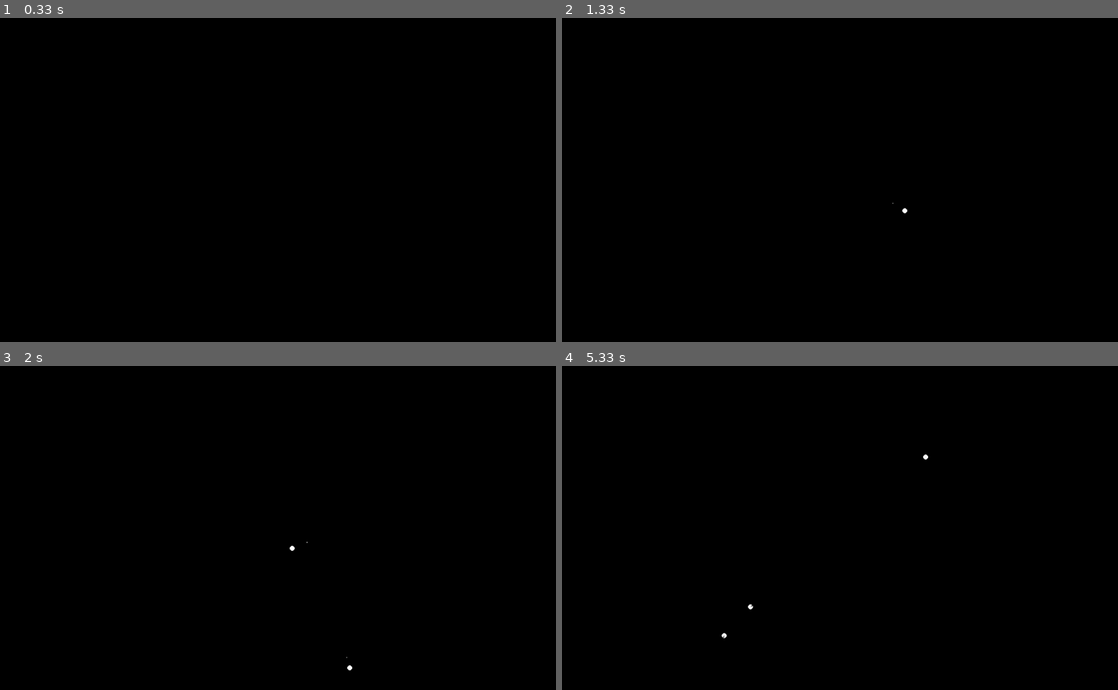
Above: before the commit, frames 1-4 (two rows, left to right).
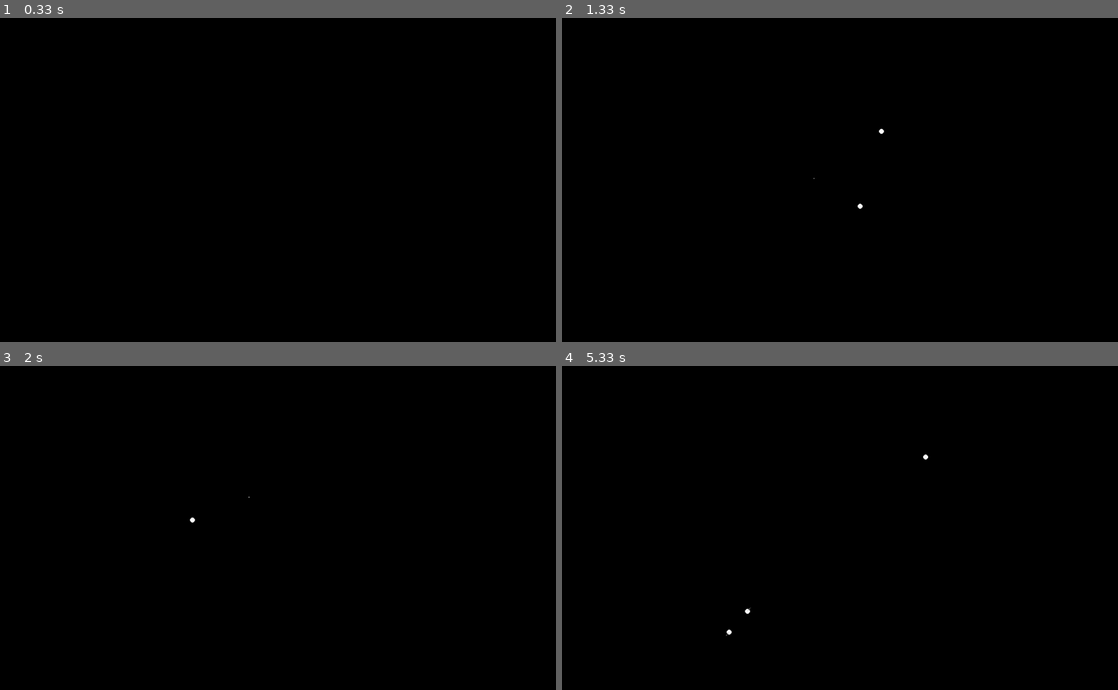
Above: after the commit, the same moments.

Repository: five-over-four/n-body-pygame
Game: pygame game, started from n-body-sim.py
Same seed, same stepped clock (60 frames per second), same inputs: the game is played once before the commit and once after it.
Inputs (mouse positions are in pixels of both pictures, inside the frame that each line leads up to):
- Up to frame 1 (0.33 s): no input
- Up to frame 2 (1.33 s): press the mouse at (873, 192) at 0.37 s; move the mouse to (795, 183) at 0.47 s; release the mouse at (717, 170) at 0.6 s; tap - at 0.67 s; press the mouse at (873, 192) at 1.03 s; move the mouse to (795, 144) at 1.13 s; release the mouse at (723, 99) at 1.27 s
- Up to frame 3 (2 s): press the mouse at (311, 540) at 1.37 s; move the mouse to (300, 498) at 1.47 s; release the mouse at (289, 456) at 1.6 s; press the mouse at (311, 540) at 1.7 s; move the mouse to (372, 515) at 1.8 s; release the mouse at (439, 489) at 1.93 s
- Up to frame 4 (5.33 s): press the mouse at (873, 540) at 2.03 s; move the mouse to (990, 515) at 2.13 s; release the mouse at (1101, 489) at 2.27 s; tap + at 2.33 s; press the mouse at (873, 540) at 2.7 s; move the mouse to (795, 560) at 2.8 s; release the mouse at (723, 579) at 2.93 s; press the mouse at (873, 540) at 3.03 s; move the mouse to (823, 579) at 3.13 s; release the mouse at (773, 621) at 3.27 s; press the mouse at (873, 540) at 3.37 s; move the mouse to (940, 505) at 3.47 s; release the mouse at (1001, 469) at 3.6 s; press the mouse at (873, 540) at 3.7 s; move the mouse to (984, 524) at 3.8 s; release the mouse at (1090, 511) at 3.93 s; tap Space at 4 s; click (723, 638) at 4.38 s; click (751, 605) at 4.72 s; click (923, 456) at 5.05 s

Frame 1 is identical in both runs. In frame 2, less than 0.1% of the frame differs, in the area x 45-63%, y 34-61%; in frame 3, less than 0.1%; in frame 4, less than 0.1%, in the area x 28-35%, y 73-85%.

Commit message:
mass adjustments and some tweaks to gravity

Diff:
--- a/n-body-sim.py
+++ b/n-body-sim.py
@@ -7,8 +7,8 @@
         self.fps = 100
         self.resolution = (1280,720)
         self.center = self.resolution[0]/2, self.resolution[1]/2
-        self.movement_factor = 0.4 # just how much we do at once.
-        self.shot_factor = 0.1
+        self.gravity_constant = 0.5 # just how much we do at once.
+        self.shot_factor = 0.3 # larger number = shorter line shoots faster
 
 class Body:
     def __init__(self, x, y, m=1):
@@ -33,18 +33,21 @@
         self.move()
 
     def move(self):
-        self.x += self.v_x * settings.movement_factor
-        self.y += self.v_y * settings.movement_factor
+        self.x += self.v_x * settings.gravity_constant
+        self.y += self.v_y * settings.gravity_constant
 
 def main(settings, screen):
 
     clock = pygame.time.Clock()
+    pygame.display.set_caption(f"N-body simulation. Default mass: 1")
     bodies = []
     shot = None # this holds a coordinate that is then moved to bodies after you're done adjusting its speed.
     mouse_toggle = False
+    center_COM_toggle = True # if this is on, CENTER OF MASS is always kept centered.
     trails = []
     i = 0
     dot_count = 50 # per body
+    default_mass = 1
 
     while True:
 
@@ -65,6 +68,7 @@
         for k, trail in enumerate(trails):
             pygame.draw.circle(screen, (255 * (k/b), 255 * (k/b), 255 * (k/b)), trail, 1)
 
+        # draw the line and prospective body
         if mouse_toggle:
             pygame.draw.circle(screen, (255,0,0), shot, 5)
             pygame.draw.line(screen, (255,255,255), shot, pygame.mouse.get_pos())
@@ -77,7 +81,7 @@
                 mouse_toggle = False
                 x, y = pygame.mouse.get_pos()
                 velocity = ((shot[0] - x) * settings.shot_factor, (shot[1] - y) * settings.shot_factor)
-                body = Body(*shot)
+                body = Body(*shot, m=default_mass)
                 body.v_x, body.v_y = velocity
                 bodies.append(body)
                 trails.clear()
@@ -89,14 +93,13 @@
                     bodies.clear()
                     trails.clear()
                 elif e.key == pygame.K_SPACE:
-                    center_of_mass = (sum(body.x for body in bodies)/len(bodies), sum(body.y for body in bodies)/len(bodies))
-                    diff_x = settings.center[0] - center_of_mass[0]
-                    diff_y = settings.center[1] - center_of_mass[1]
-                    for body in bodies:
-                        body.x += diff_x
-                        body.y += diff_y
-                    for j, trail in enumerate(trails):
-                        trails[j] = (trail[0] + diff_x, trail[1] + diff_y)
+                    center_COM_toggle ^= True
+                elif e.key == pygame.K_PLUS:
+                    default_mass *= 2
+                    pygame.display.set_caption(f"N-body simulation. Default mass: {default_mass}")
+                elif e.key == pygame.K_MINUS:
+                    default_mass *= 1/2 if default_mass > 1 else 1
+                    pygame.display.set_caption(f"N-body simulation. Default mass: {default_mass}")
 
             elif e.type == pygame.QUIT:
                 exit()
@@ -104,11 +107,22 @@
             elif e.type == pygame.VIDEORESIZE:
                 settings.resolution = screen.get_size()
 
-        if i == 100:
+        if i == 200:
             i = 0
             for body in bodies:
                 if 0 > body.x or body.x > settings.resolution[0] or 0 > body.y or body.y > settings.resolution[1]:
                     bodies.remove(body)
+
+        # automatically keep COM centered.
+        if center_COM_toggle and bodies:
+            center_of_mass = (sum(body.x for body in bodies)/len(bodies), sum(body.y for body in bodies)/len(bodies))
+            diff_x = settings.center[0] - center_of_mass[0]
+            diff_y = settings.center[1] - center_of_mass[1]
+            for body in bodies:
+                body.x += diff_x
+                body.y += diff_y
+            for j, trail in enumerate(trails):
+                trails[j] = (trail[0] + diff_x, trail[1] + diff_y)
 
         i += 1
         pygame.display.flip()
Binary file changed: README.md
